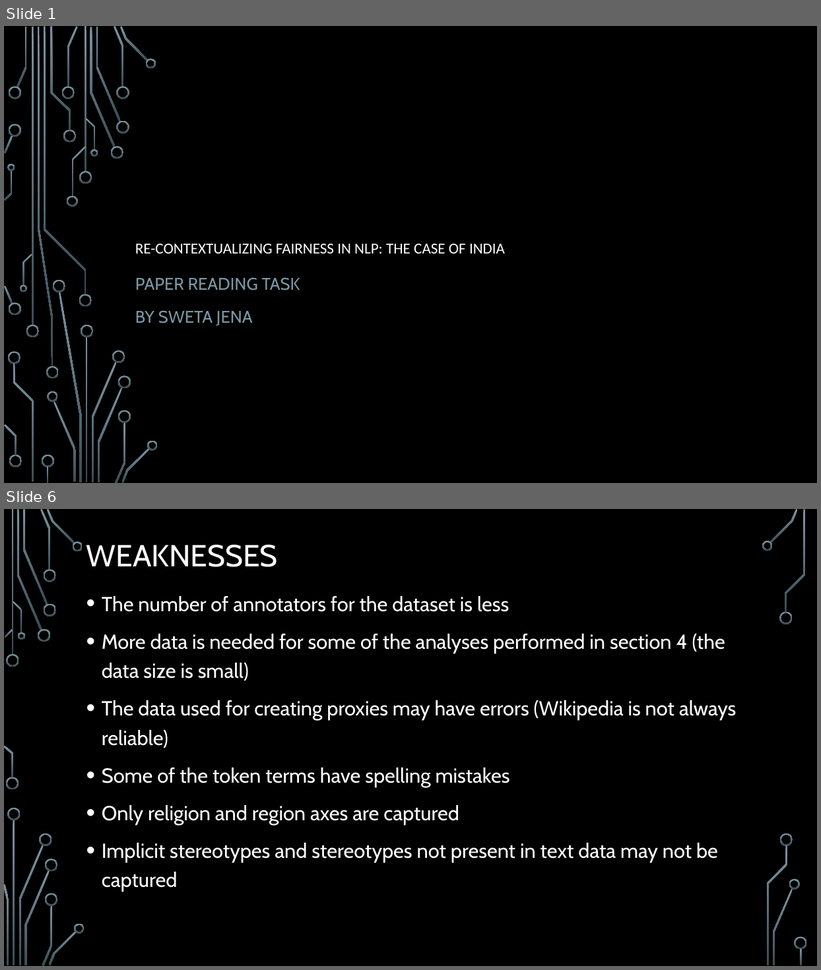
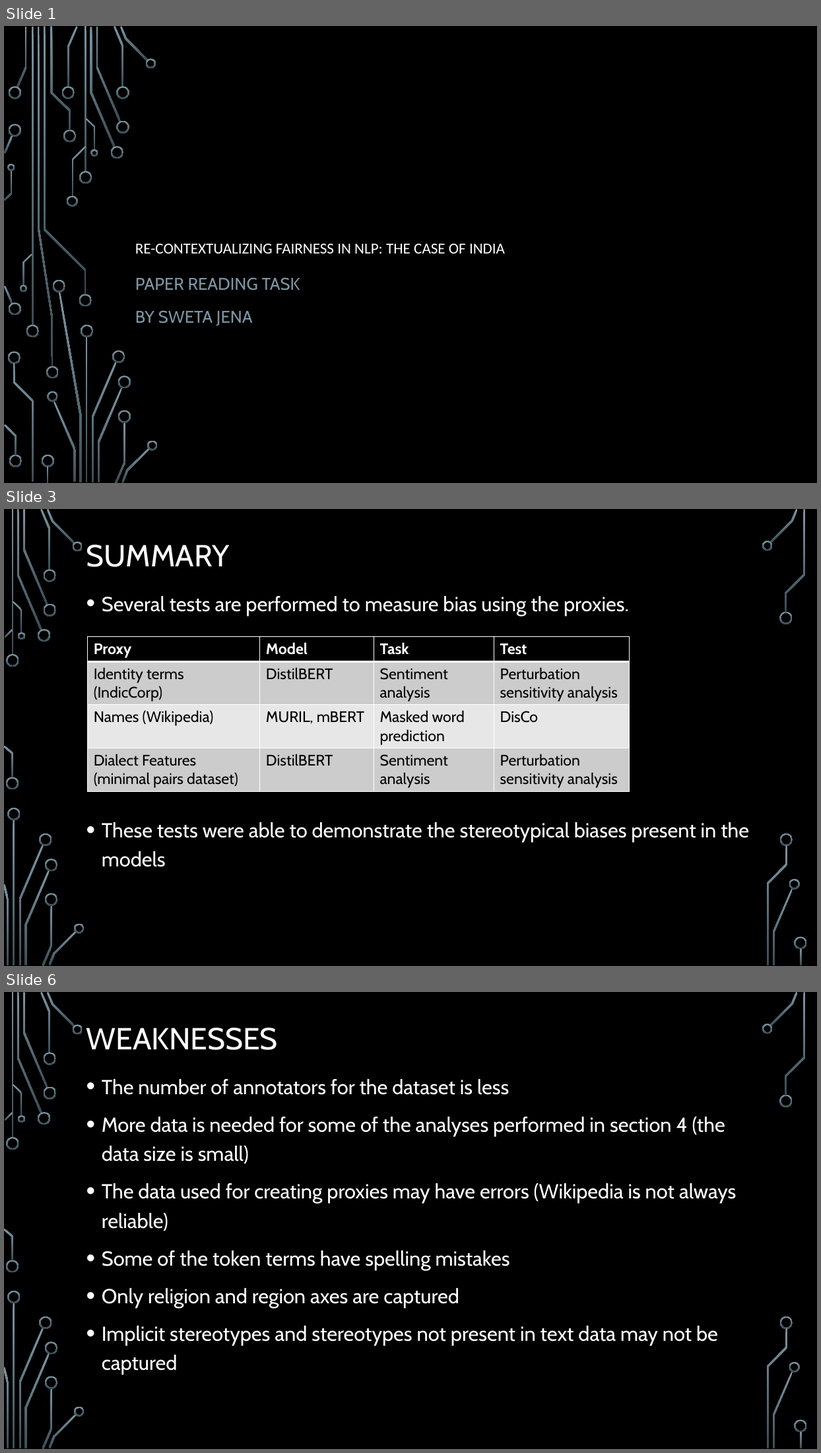
Before and after one commit to sweta-98/LLM_Bias, a slide deck: Reading_Task_Report.pptx. Shown one above the other, each under a label of ours: slides 1 and 6 before the commit, slides 1, 3 and 6 after it; the slides between them are not shown. The pictures are 821x970 and 821x1453 pixels, drawn with LibreOffice and Linux fonts; fonts in the diff are those of the drawing; background and template pictures are left out. Boxes give left, top, right and bottom in pixels: in the first picture for what was removed or moved away, otherwise in the second. Text is boxed around its words. In the diff, an @@ line names an element or a change of style, - is before the commit and + after.

```diff
--- a/Reading_Task_Report.pptx
+++ b/Reading_Task_Report.pptx
@@ slide 3 added at bbox=[4, 509, 817, 966], background picture (left out); not listed: 36 template elements that a slide beside it also shows @@
@@ title added at bbox=[86, 545, 230, 567], 36 pt, text #FFFFFF @@
+SUMMARY
@@ text added at bbox=[102, 596, 749, 867], 24 pt, text #FFFFFF @@
+• Several tests are performed to measure bias using the proxies.
+• These tests were able to demonstrate the stereotypical biases present in the models
@@ table added at bbox=[88, 637, 630, 791], 4 rows, 4 columns @@
+Proxy | Model | Task | Test
+Identity terms (IndicCorp) | DistilBERT | Sentiment analysis | Perturbation sensitivity analysis
+Names (Wikipedia) | MURIL, mBERT | Masked word prediction | DisCo
+Dialect Features (minimal pairs dataset) | DistilBERT | Sentiment analysis | Perturbation sensitivity analysis
```
Also in this commit, not shown: 3 slides changed, 1 slide removed.
